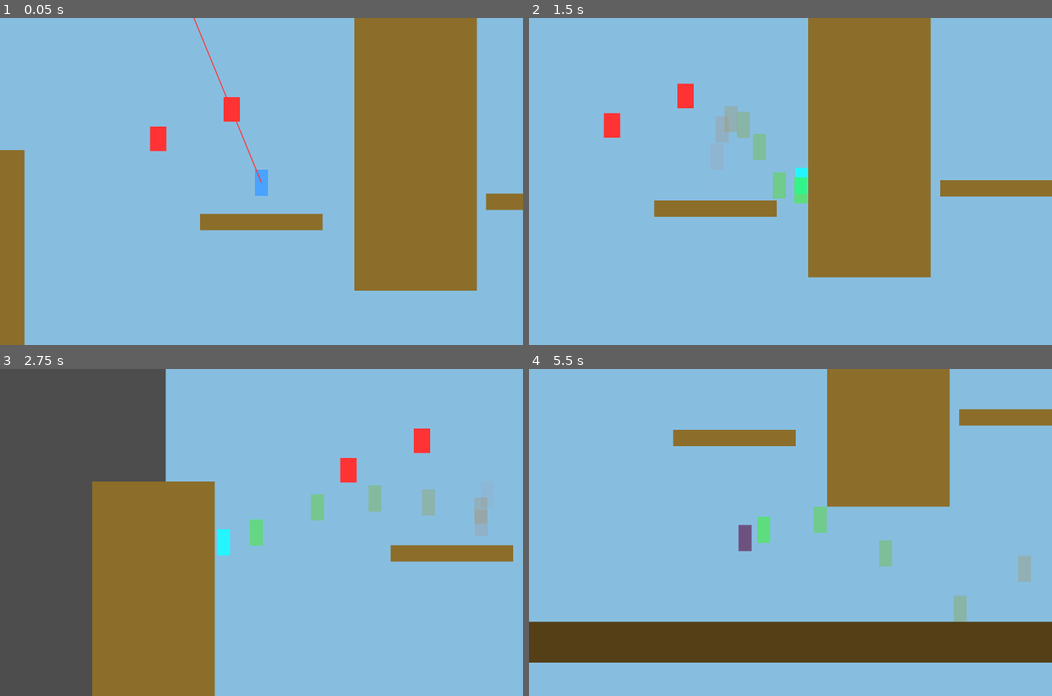
Above: before the commit, frames 1-4 (two rows, left to right).
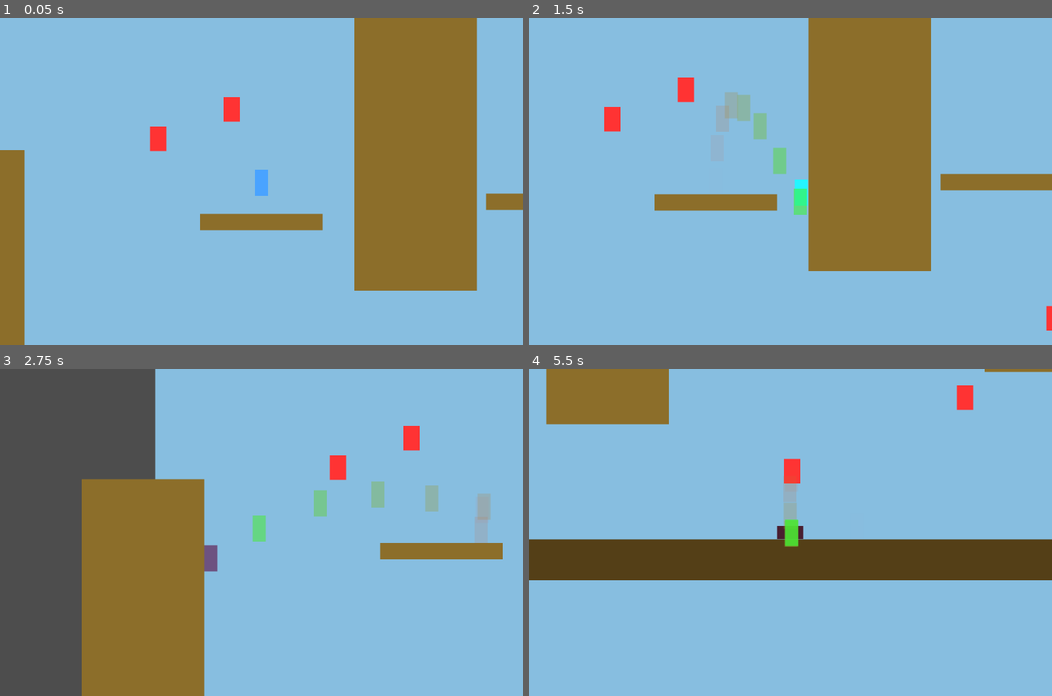
Above: after the commit, the same moments.

Repository: WenyeZhou51/MinuteMark
Game: Godot game, scene res://level.tscn
Two runs of this game, one before a commit and one after it. Both use one fixed random seed, a clock stepped at 60 frames per second and the inputs below.
Inputs:
- Up to frame 1 (0.05 s): no input
- Up to frame 2 (1.5 s): hold K (jump) 0.53-1.28 s; hold D (move_right) from 0.53 s (still down); tap J (melee_attack) at 1.35 s
- Up to frame 3 (2.75 s): tap K (jump) at 1.52, 1.55, 1.82 s; release D (move_right) at 2.03 s; hold A (move_left) from 2.03 s (still down); hold K (jump) from 2.03 s (still down); tap Shift (run) at 2.1 s
- Up to frame 4 (5.5 s): release A (move_left) at 2.78 s; release K (jump) at 2.78 s; hold D (move_right) 2.78-4.28 s; tap K (jump) at 2.85, 3.02, 3.32, 4.52, 4.55, 4.82 s; hold K (jump) 3.53-4.28 s; tap J (melee_attack) at 3.6 s; hold A (move_left) 4.28-5.03 s; tap Shift (run) at 4.35 s; hold D (move_right) from 5.03 s (still down); hold K (jump) from 5.03 s (still down)

The runs differ from the first frame. In frame 1, 0.1% of the frame differs, in the area x 36-51%, y 0-51%; in frame 2, 4.5%; in frame 3, 5.8%; in frame 4, 43%, in the area x 0-100%, y 0-90%.

Commit message:
added attack

Diff:
--- a/enemy.gd
+++ b/enemy.gd
@@ -4,10 +4,84 @@
 signal enemy_destroyed
 
 var is_destroyed: bool = false
+var is_kicked: bool = false
+var kick_velocity: Vector2 = Vector2.ZERO
+var has_collided: bool = false
+var despawn_timer: float = 0.0
+var despawn_duration: float = 1.0  # Fast despawn after collision (1 second)
+var rotation_speed: float = 0.0
+
+# Targeting/outline variables
+var is_targeted: bool = false
+var outline_shake_intensity: float = 2.0
+var outline_node: Line2D = null
+
+# Raycast for collision detection while flying
+var raycast: RayCast2D
 
 func _ready() -> void:
-	# Connect the area entered signal
+	# Connect the area entered signal for player touch
 	body_entered.connect(_on_body_entered)
+
+	# Create raycast for collision detection while kicked
+	raycast = RayCast2D.new()
+	raycast.enabled = false
+	raycast.collide_with_areas = false
+	raycast.collide_with_bodies = true
+	raycast.exclude_parent = true
+	add_child(raycast)
+
+	# Create outline for targeting indicator
+	outline_node = Line2D.new()
+	outline_node.width = 3.0
+	outline_node.default_color = Color(1.0, 0.0, 0.0, 1.0)  # Red outline
+	outline_node.closed = true
+	outline_node.visible = false
+	outline_node.z_index = 10  # Draw on top
+	add_child(outline_node)
+
+	# Set outline points (rectangle around enemy)
+	var outline_padding = 5.0
+	outline_node.points = PackedVector2Array([
+		Vector2(-20 - outline_padding, -30 - outline_padding),
+		Vector2(20 + outline_padding, -30 - outline_padding),
+		Vector2(20 + outline_padding, 30 + outline_padding),
+		Vector2(-20 - outline_padding, 30 + outline_padding)
+	])
+
+func _physics_process(delta: float) -> void:
+	# Update outline shake effect if targeted
+	if is_targeted and outline_node and not is_destroyed:
+		_update_outline_shake()
+
+	if is_kicked and not has_collided:
+		# Flying in straight line - check for collisions ahead
+		raycast.target_position = kick_velocity * delta * 1.5  # Check slightly ahead
+		raycast.force_raycast_update()
+
+		if raycast.is_colliding():
+			# Hit something! Start falling
+			_on_collision()
+		else:
+			# Keep flying in straight line
+			global_position += kick_velocity * delta
+
+			# Rotate while flying
+			rotation += rotation_speed * delta
+
+	elif has_collided:
+		# Falling with gravity after collision
+		kick_velocity.y += 2000.0 * delta  # Apply gravity
+		global_position += kick_velocity * delta
+		rotation += rotation_speed * delta
+
+		# Fast fade out
+		despawn_timer += delta
+		var fade_progress = despawn_timer / despawn_duration
+		modulate.a = 1.0 - fade_progress
+
+		if despawn_timer >= despawn_duration:
+			queue_free()
 
 func _on_body_entered(body: Node2D) -> void:
 	# Check if the body is the player (more robust detection)
@@ -16,14 +90,74 @@
 		enemy_touched_by_player.emit()
 		print("Enemy touched by player!")
 
-func destroy() -> void:
-	"""Destroy the enemy (called when player attacks through it)"""
+func kick(knockback_direction: Vector2, force: float) -> void:
+	"""Called when player kicks this enemy - send flying in straight line."""
 	if not is_destroyed:
 		is_destroyed = true
+		is_kicked = true
 		enemy_destroyed.emit()
-		# Hide the enemy
-		visible = false
-		# Disable collision
+
+		# Set velocity for straight-line flight
+		kick_velocity = knockback_direction * force
+
+		# Add random spin
+		rotation_speed = randf_range(-15.0, 15.0)
+
+		# Disable player collision while flying
 		set_deferred("monitoring", false)
 		set_deferred("monitorable", false)
-		print("Enemy destroyed!")
+
+		# Enable raycast for collision detection
+		raycast.enabled = true
+
+		# Change color to indicate it's been kicked
+		modulate = Color(1.5, 0.5, 0.5)  # Red tint
+
+		print("Enemy kicked with force: ", force, " in direction: ", knockback_direction)
+
+func _on_collision() -> void:
+	"""Called when kicked enemy hits something - start falling."""
+	has_collided = true
+	raycast.enabled = false
+	despawn_timer = 0.0
+
+	# Reduce velocity significantly on impact
+	kick_velocity *= 0.3
+
+	print("Enemy hit something! Starting to fall...")
+
+func destroy() -> void:
+	"""Destroy the enemy (fallback for old system compatibility)"""
+	if not is_destroyed:
+		kick(Vector2.RIGHT, 0.0)  # Kick with no force
+
+func set_targeted(targeted: bool) -> void:
+	"""Set whether this enemy is currently targeted by the player."""
+	is_targeted = targeted
+	if outline_node:
+		outline_node.visible = targeted and not is_destroyed
+
+func _update_outline_shake() -> void:
+	"""Apply shake effect to the outline when targeted."""
+	if not outline_node:
+		return
+
+	# Generate random shake offset for each point
+	var outline_padding = 5.0
+	var base_points = [
+		Vector2(-20 - outline_padding, -30 - outline_padding),
+		Vector2(20 + outline_padding, -30 - outline_padding),
+		Vector2(20 + outline_padding, 30 + outline_padding),
+		Vector2(-20 - outline_padding, 30 + outline_padding)
+	]
+
+	# Apply random shake to each point
+	var shaken_points = PackedVector2Array()
+	for point in base_points:
+		var shake_offset = Vector2(
+			randf_range(-outline_shake_intensity, outline_shake_intensity),
+			randf_range(-outline_shake_intensity, outline_shake_intensity)
+		)
+		shaken_points.append(point + shake_offset)
+
+	outline_node.points = shaken_points
--- a/enemy.tscn
+++ b/enemy.tscn
@@ -5,9 +5,8 @@
 [sub_resource type="RectangleShape2D" id="RectangleShape2D_enemy"]
 size = Vector2(40, 60)
 
-[node name="Enemy" type="Area2D"]
+[node name="Enemy" type="Area2D" groups=["enemies"]]
 script = ExtResource("1_enemy_script")
-groups = ["enemies"]
 collision_layer = 0
 collision_mask = 1
 
--- a/level.tscn
+++ b/level.tscn
@@ -26,8 +26,9 @@
 ground_deceleration = 1500.0
 air_acceleration = 500.0
 air_deceleration = 1500.0
-jump_velocity = -850.0
-turnaround_multiplier = 2.5
+jump_velocity = -900.0
+max_fall_speed = 1500.0
+turnaround_multiplier = 3.0
 wall_jump_horizontal_velocity = 400.0
 wall_jump_vertical_velocity = -950.0
 wall_run_speed_decay = 150.0
@@ -35,13 +36,20 @@
 dash_speed = 1200.0
 dash_air_speed_multiplier = 0.8
 dash_vertical_multiplier = 0.8
-attack_detection_range = 200.0
-attack_dash_speed = 1000.0
-attack_dash_distance = 400.0
+attack_detection_range = 150.0
+attack_duration = 0.3
+attack_momentum_retention = 0.5
+attack_cooldown = 0.1
 dive_speed = 1600.0
 
 [node name="Enemy" parent="." instance=ExtResource("2_enemy")]
 position = Vector2(127, 124)
+
+[node name="Enemy3" parent="." instance=ExtResource("2_enemy")]
+position = Vector2(1029, 683)
+
+[node name="Enemy4" parent="." instance=ExtResource("2_enemy")]
+position = Vector2(1452, 503)
 
 [node name="Enemy2" parent="." instance=ExtResource("2_enemy")]
 position = Vector2(-53, 196)
--- a/player.gd
+++ b/player.gd
@@ -92,13 +92,15 @@
 @export var dash_end_gravity_multiplier: float = 0.6  ## Gravity multiplier after dash ends (0.15s)
 @export var dash_end_duration: float = 0.15  ## Duration of reduced gravity after dash
 
-# DASH-THROUGH ATTACK CONFIGURATION
-@export_group("Dash-Through Attack")
-@export var attack_enabled: bool = true  ## Enable dash-through attack mechanics
-@export var attack_detection_range: float = 120.0  ## Range to detect enemies for attack
-@export var attack_dash_speed: float = 800.0  ## Speed of the attack dash
-@export var attack_dash_distance: float = 200.0  ## Distance to dash past the enemy
-@export var attack_cooldown: float = 0.1  ## Cooldown between attacks
+# KICK ATTACK CONFIGURATION
+@export_group("Kick Attack")
+@export var attack_enabled: bool = true  ## Enable kick attack mechanics
+@export var attack_detection_range: float = 80.0  ## Range to detect enemies for attack (smaller range)
+@export var attack_knockback_speed: float = 700.0  ## Speed at which player is knocked back from enemy
+@export var attack_duration: float = 0.2  ## Duration of the attack knockback (seconds)
+@export var attack_momentum_retention: float = 0.6  ## How much momentum is kept after attack (0.0-1.0)
+@export var attack_cooldown: float = 0.2  ## Cooldown between attacks
+@export var attack_enemy_knockback_force: float = 1200.0  ## Force applied to enemy when kicked
 
 # DIVE CONFIGURATION
 @export_group("Dive")
@@ -144,12 +146,12 @@
 var is_attacking: bool = false  # Is player currently performing an attack
 var attack_timer: float = 0.0  # Time elapsed in current attack
 var attack_cooldown_timer: float = 0.0  # Time remaining until next attack can be performed
-var attack_target: Node2D = null  # Current enemy target for attack
-var attack_direction: Vector2 = Vector2.RIGHT  # Direction of the current attack
-var attack_start_pos: Vector2 = Vector2.ZERO  # Starting position of attack dash
-var attack_target_pos: Vector2 = Vector2.ZERO  # Target position for attack dash
+var attack_direction: Vector2 = Vector2.RIGHT  # Direction of the knockback (away from enemy)
+var attack_velocity: Vector2 = Vector2.ZERO  # Velocity during attack knockback
+var attack_target_enemy: Node2D = null  # Enemy being kicked in current attack
 var facing_direction: float = 1.0  # Direction player is facing (1 = right, -1 = left)
 var nearby_enemies: Array[Node2D] = []  # Array of enemies within detection range
+var last_targeted_enemy: Node2D = null  # Previously targeted enemy for outline management
 
 # Dash state variables
 var is_dashing: bool = false  # Is player currently in active dash phase
@@ -170,6 +172,8 @@
 var is_stunned: bool = false  # Is player currently stunned
 var stun_timer: float = 0.0  # Time remaining in stun
 var stun_duration: float = 2.0  # Duration of stun when touching enemy
+var stun_shake_intensity: float = 3.0  # Intensity of shake during stun
+var stun_shake_offset: Vector2 = Vector2.ZERO  # Current shake offset applied to position
 
 # Afterimage state variables
 var afterimage_timer: float = 0.0  # Timer for spawning afterimages
@@ -1066,7 +1070,7 @@
 
 
 # ====================================
-# DASH-THROUGH ATTACK
+# KICK ATTACK
 # ====================================
 
 func _update_enemy_detection() -> void:
@@ -1113,9 +1117,15 @@
 
 
 func _update_attack_indicator() -> void:
-	"""Update the visual indicator showing attack path when near enemies."""
+	"""Update the visual indicator showing knockback direction when near enemies."""
+	# Clear previous targeted enemy outline if it changed
+	if last_targeted_enemy and is_instance_valid(last_targeted_enemy):
+		if last_targeted_enemy.has_method("set_targeted"):
+			last_targeted_enemy.set_targeted(false)
+
 	if nearby_enemies.is_empty():
 		attack_visual.visible = false
+		last_targeted_enemy = null
 		return
 
 	# Find the closest enemy (filter out destroyed enemies)
@@ -1132,32 +1142,40 @@
 			closest_enemy = enemy
 
 	if closest_enemy:
-		# Calculate attack path
-		var direction = (closest_enemy.global_position - global_position).normalized()
-		var attack_end_pos = closest_enemy.global_position + direction * attack_dash_distance
+		# Set this enemy as targeted (shows shaking red outline)
+		if closest_enemy.has_method("set_targeted"):
+			closest_enemy.set_targeted(true)
+		last_targeted_enemy = closest_enemy
+
+		# Calculate knockback direction (AWAY from enemy)
+		var direction_to_enemy = (closest_enemy.global_position - global_position).normalized()
+		var knockback_direction = -direction_to_enemy  # Opposite direction
+
+		# Calculate knockback distance based on speed and duration
+		var knockback_distance = attack_knockback_speed * attack_duration
+		var knockback_end_pos = global_position + knockback_direction * knockback_distance
 
 		# Convert global positions to local coordinates for Line2D
 		var start_pos = Vector2.ZERO  # Player position in local space
-		var enemy_pos = to_local(closest_enemy.global_position)
-		var end_pos = to_local(attack_end_pos)
-
-		# Update visual indicator with local coordinates
+		var end_pos = to_local(knockback_end_pos)
+
+		# Update visual indicator with knockback line (shows where player will fly)
 		attack_indicator.points = PackedVector2Array([
 			start_pos,
-			enemy_pos,
 			end_pos
 		])
 
-		# Position target marker
+		# Position target marker at closest enemy
 		attack_target_marker.global_position = closest_enemy.global_position
 
 		attack_visual.visible = true
 	else:
 		attack_visual.visible = false
+		last_targeted_enemy = null
 
 
 func _handle_attack_input() -> void:
-	"""Process dash-through attack input."""
+	"""Process kick attack input."""
 	# Can only attack if not on cooldown and not already attacking
 	if is_attacking or attack_cooldown_timer > 0:
 		return
@@ -1170,7 +1188,7 @@
 
 
 func _start_attack() -> void:
-	"""Initiate a dash-through attack on the closest enemy."""
+	"""Initiate a kick attack that sends player away from the closest enemy."""
 	# Find the closest enemy (filter out destroyed enemies)
 	var closest_enemy = null
 	var closest_distance = INF
@@ -1187,62 +1205,85 @@
 	if not closest_enemy:
 		return
 
-	# Set up attack
+	# Set up attack state
 	is_attacking = true
 	attack_timer = 0.0
-	attack_target = closest_enemy
-	attack_start_pos = global_position
-
-	# Calculate attack direction and target position
-	attack_direction = (closest_enemy.global_position - global_position).normalized()
-	attack_target_pos = closest_enemy.global_position + attack_direction * attack_dash_distance
-
-	# Update facing direction
-	facing_direction = sign(attack_direction.x)
-
-	# Set velocity for dash
-	velocity = attack_direction * attack_dash_speed
+	attack_target_enemy = closest_enemy
+
+	# Calculate direction to enemy and knockback direction (AWAY from enemy)
+	var direction_to_enemy = (closest_enemy.global_position - global_position).normalized()
+	attack_direction = -direction_to_enemy  # Player flies AWAY from enemy
+
+	# Update facing direction toward the enemy (for the kick animation)
+	if direction_to_enemy.x != 0:
+		facing_direction = sign(direction_to_enemy.x)
+
+	# Set knockback velocity (send player away from enemy)
+	attack_velocity = attack_direction * attack_knockback_speed
+	velocity = attack_velocity
+
+	# Kick the enemy and send them flying
+	if closest_enemy.has_method("kick"):
+		# Kick enemy in direction away from player
+		var enemy_knockback_direction = direction_to_enemy  # Enemy flies away from player
+		closest_enemy.kick(enemy_knockback_direction, attack_enemy_knockback_force)
 
 	# Hide attack indicator during attack
 	attack_visual.visible = false
 
-	# Destroy the enemy when attacking through it
-	if closest_enemy.has_method("destroy"):
-		closest_enemy.destroy()
-
-	# Could trigger attack effects here (animation, sound, etc.)
+	# Cancel other states
+	is_jumping = false
+	is_diving = false
+	is_dashing = false
+
+	print("[KICK ATTACK] Started - player knockback direction: ", attack_direction, " speed: ", attack_velocity.length())
+
+	# Could trigger attack effects here (animation, sound, screen shake, etc.)
 
 
 func _process_attack(delta: float) -> void:
-	"""Update attack state and handle attack dash movement."""
+	"""Update attack state - maintain knockback momentum."""
 	attack_timer += delta
 
-	# Calculate attack duration based on distance and speed
-	var attack_duration = attack_dash_distance / attack_dash_speed
-
-	# Check if we've reached the target position or max duration
-	var distance_to_target = global_position.distance_to(attack_target_pos)
-	var progress = attack_timer / attack_duration
-
-	if distance_to_target < 20.0 or progress >= 1.0:
+	# Check if attack duration has elapsed
+	if attack_timer >= attack_duration:
 		_end_attack()
 		return
 
-	# Continue dashing toward target
-	velocity = attack_direction * attack_dash_speed
+	# Maintain knockback velocity (allow slight gravity to make it feel more natural)
+	# Apply reduced gravity during attack so it's not completely locked
+	if not is_on_floor():
+		velocity.y += gravity * 0.3 * delta  # 30% gravity during attack
+		velocity.y = min(velocity.y, max_fall_speed)  # Still respect terminal velocity
+
+	# Keep horizontal momentum from attack
+	velocity.x = attack_velocity.x
+
+	# Debug output
+	if int(attack_timer * 10) != int((attack_timer - delta) * 10):  # Every 0.1 seconds
+		print("[KICK ATTACK] Knockback - timer: %.2f/%.2f, velocity: %s" % [attack_timer, attack_duration, velocity])
 
 
 func _end_attack() -> void:
-	"""Complete the attack and start cooldown."""
+	"""Complete the attack and preserve momentum."""
 	is_attacking = false
 	attack_timer = 0.0
 	attack_cooldown_timer = attack_cooldown
-	attack_target = null
-
-	# Stop horizontal movement, allow gravity to take over
-	velocity.x = 0.0
-
-	# Could trigger attack end effects here (animation, sound, etc.)
+	attack_target_enemy = null
+
+	# PRESERVE MOMENTUM: Keep knockback velocity with retention multiplier
+	# This makes the attack feel like it flows into your movement
+	velocity.x = attack_velocity.x * attack_momentum_retention
+
+	# If on ground, maintain more horizontal velocity
+	# If in air, gravity will naturally take over for vertical
+	if is_on_floor():
+		# Ground attack - keep most of horizontal momentum
+		velocity.y = 0.0
+
+	print("[KICK ATTACK] Ended - final velocity: ", velocity, " (retained ", attack_momentum_retention * 100, "% momentum)")
+
+	# Could trigger attack end effects here (animation, sound, trail fade, etc.)
 
 
 # ====================================
@@ -1250,12 +1291,18 @@
 # ====================================
 
 func _process_stun(delta: float) -> void:
-	"""Update stun state - player falls to ground and can't move."""
+	"""Update stun state - player falls to ground and can't move, rotates horizontal and shakes."""
+	# Remove previous shake offset before physics
+	global_position -= stun_shake_offset
+
 	# Apply gravity to make player fall
 	_apply_gravity(delta)
 
 	# Stop horizontal movement
 	velocity.x = 0.0
+
+	# Rotate player to horizontal (90 degrees)
+	rotation = PI / 2.0
 
 	# Visual feedback: make player flash red
 	var flash = sin(stun_timer * 20.0) * 0.5 + 0.5
@@ -1281,8 +1328,15 @@
 
 func _end_stun() -> void:
 	"""End the stun effect."""
+	# Remove any remaining shake offset
+	global_position -= stun_shake_offset
+	stun_shake_offset = Vector2.ZERO
+
 	is_stunned = false
 	stun_timer = 0.0
+
+	# Reset rotation to upright
+	rotation = 0.0
 
 	# Reset visual feedback
 	modulate = Color.WHITE
@@ -1461,6 +1515,16 @@
 		velocity.y = 0
 		is_jumping = false
 
+	# Apply shake effect after physics when stunned
+	if is_stunned:
+		# Generate new shake offset
+		stun_shake_offset = Vector2(
+			randf_range(-stun_shake_intensity, stun_shake_intensity),
+			randf_range(-stun_shake_intensity, stun_shake_intensity)
+		)
+		# Apply shake to position (will be removed at start of next frame)
+		global_position += stun_shake_offset
+
 
 # ====================================
 # AFTERIMAGE EFFECT
